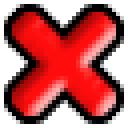
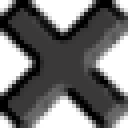
Two versions of the same layered image (128x128). Layer-by-layer changes:
painted on "close" over [0, 0, 128, 128]
